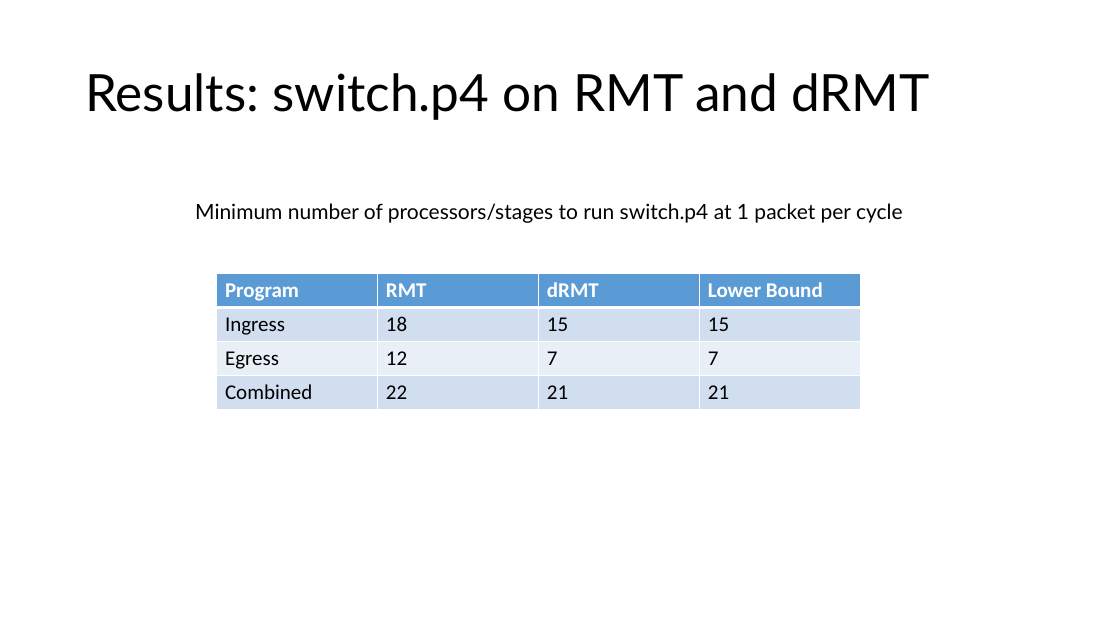
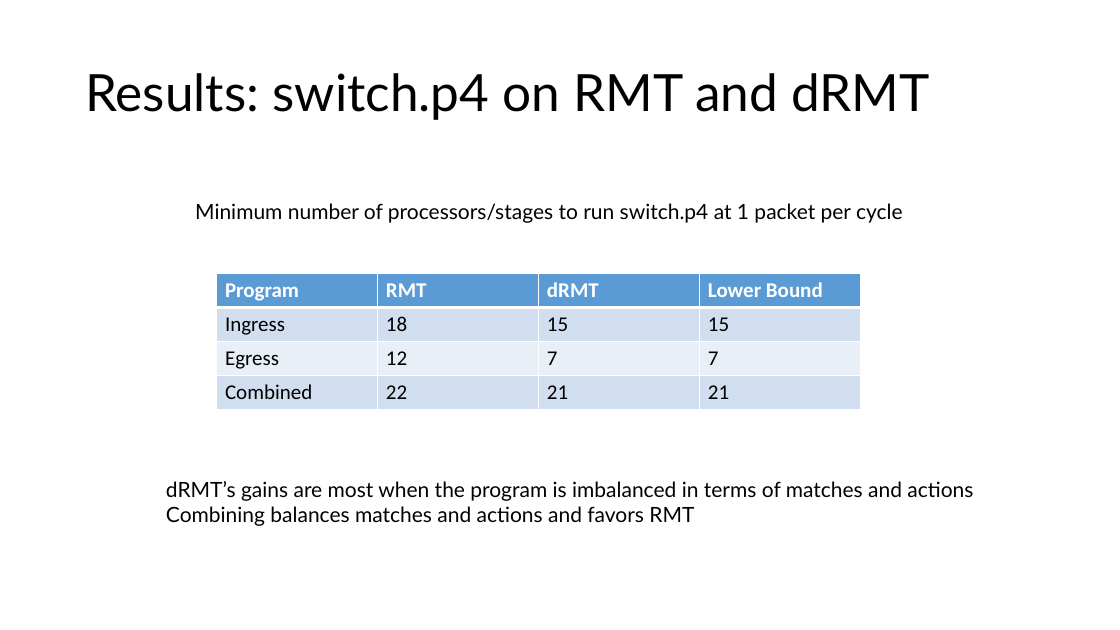
Before and after one commit to anirudhSK/drmt_talk, a slide deck: slide 27 of drmt.pptx. Drawn at 1120x630 pixels with LibreOffice and Linux fonts; fonts in the diff are those of the drawing. Boxes give left, top, right and bottom in pixels: in the first picture for what was removed or moved away, otherwise in the second. Text is boxed around its words. In the diff, an @@ line names an element or a change of style, - is before the commit and + after.

```diff
--- a/drmt.pptx
+++ b/drmt.pptx
@@ text added at box(166, 481, 973, 526), 18 pt, text #000000 @@
+dRMT’s gains are most when the program is imbalanced in terms of matches and actions
+Combining balances matches and actions and favors RMT
```
Also in this commit, not shown: 8 other slides changed, 2 slides added.
